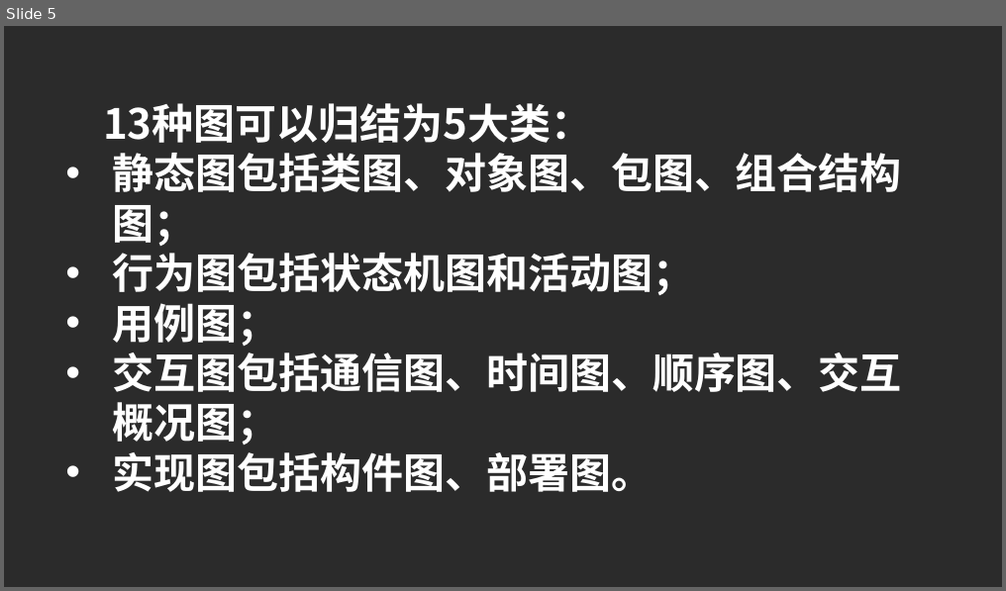
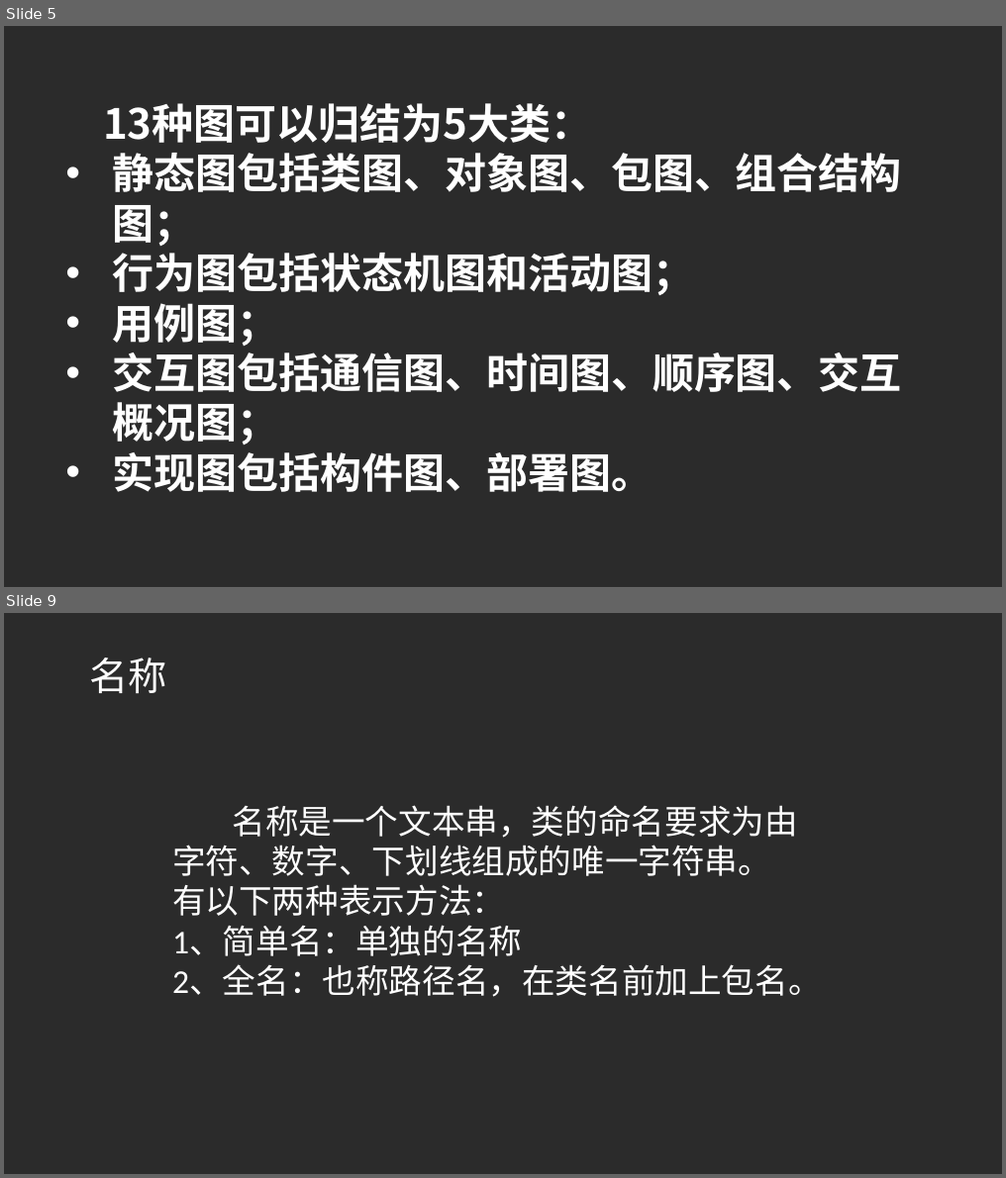
Before and after one commit to PRD2017G23/-, a slide deck: UML基础_图.pptx. Shown one above the other, each under a label of ours: slide 5 before the commit, slides 5 and 9 after it; the slides between them are not shown. The pictures are 1006x591 and 1006x1178 pixels, drawn with LibreOffice and Linux fonts; fonts in the diff are those of the drawing; background and template pictures are left out; a plain dark background stands for a picture behind light text. Boxes give left, top, right and bottom in pixels: in the first picture for what was removed or moved away, otherwise in the second. Text is boxed around its words. In the diff, an @@ line names an element or a change of style, - is before the commit and + after.

```diff
--- a/UML基础_图.pptx
+++ b/UML基础_图.pptx
@@ slide 9 added at (4,613,1002,1174), background picture (left out) @@
@@ text added at (89,658,166,693), 37.3 pt, text #FFFFFF @@
+名称
@@ text added at (172,805,822,997), 32 pt, text #FFFFFF @@
+名称是一个文本串，类的命名要求为由字符、数字、下划线组成的唯一字符串。
+有以下两种表示方法：
+1、简单名：单独的名称
+2、全名：也称路径名，在类名前加上包名。
```
Also in this commit, not shown: 4 slides changed, 70 other slides added.
